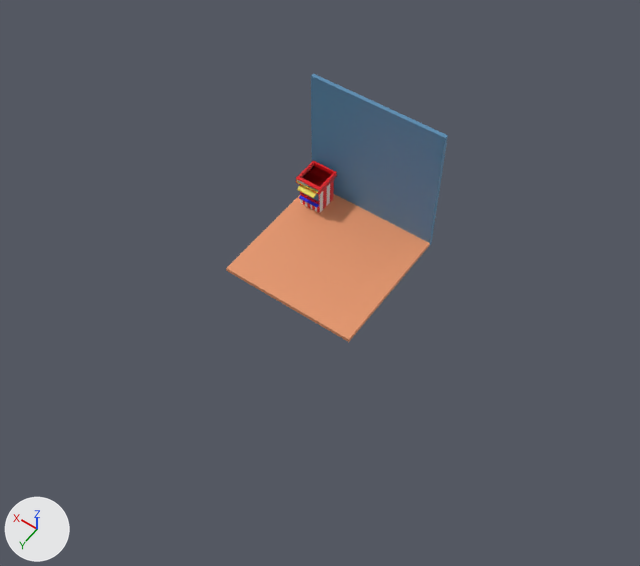
Two versions of the FBX model DEBUT NIVEAU.fbx, one commit apart.
The view is the same before and after, from a camera (50 mm lens) standing at (-25.9, 37.6, 54.7) and looking at (-1.9, 4.0, 1.9). The lights are fixed; the arrows at lower left show +X, +Y and +Z. Where no turn or scale is listed for an object, it has been applied to the vertices.
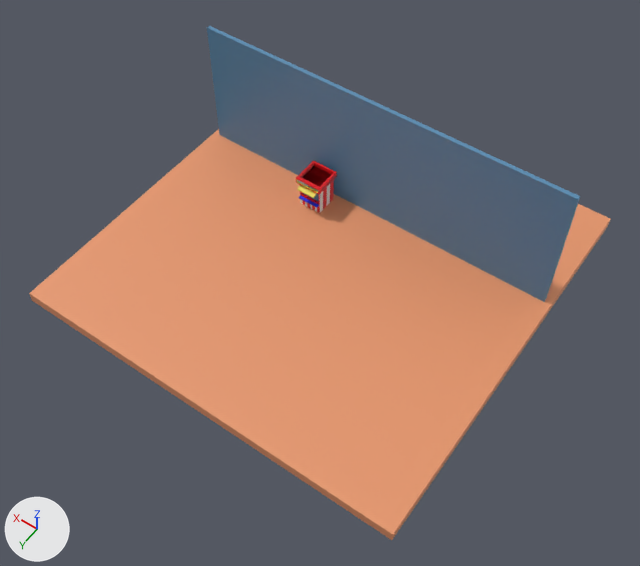
Commit message: UPDATE DEBUT NIVEAU

Edits to the scene script, one JSON object a line:
```json
{"op": "set", "path": "ob_plane.scale", "old": "(4.69, 4.69, 4.69)", "new": "(13.3, 13.3, 13.3)"}
{"op": "set", "path": "ob_plane_001.scale", "old": "(4.69, 4.69, 4.69)", "new": "(4.69, 12.9, 4.69)"}
```

Where the change shows, as pixel boxes (x1, y1, x2, y2) in the pictures (640 x 566 px):
```json
{"object": "Plane", "change": "rescaled", "before": [226, 194, 430, 342], "after": [29, 129, 611, 540], "on screen": "184% wider, 177% taller"}
{"object": "Plane.001", "change": "rescaled", "before": [311, 74, 448, 246], "after": [207, 26, 580, 302], "on screen": "171% wider, 60% taller"}
```
